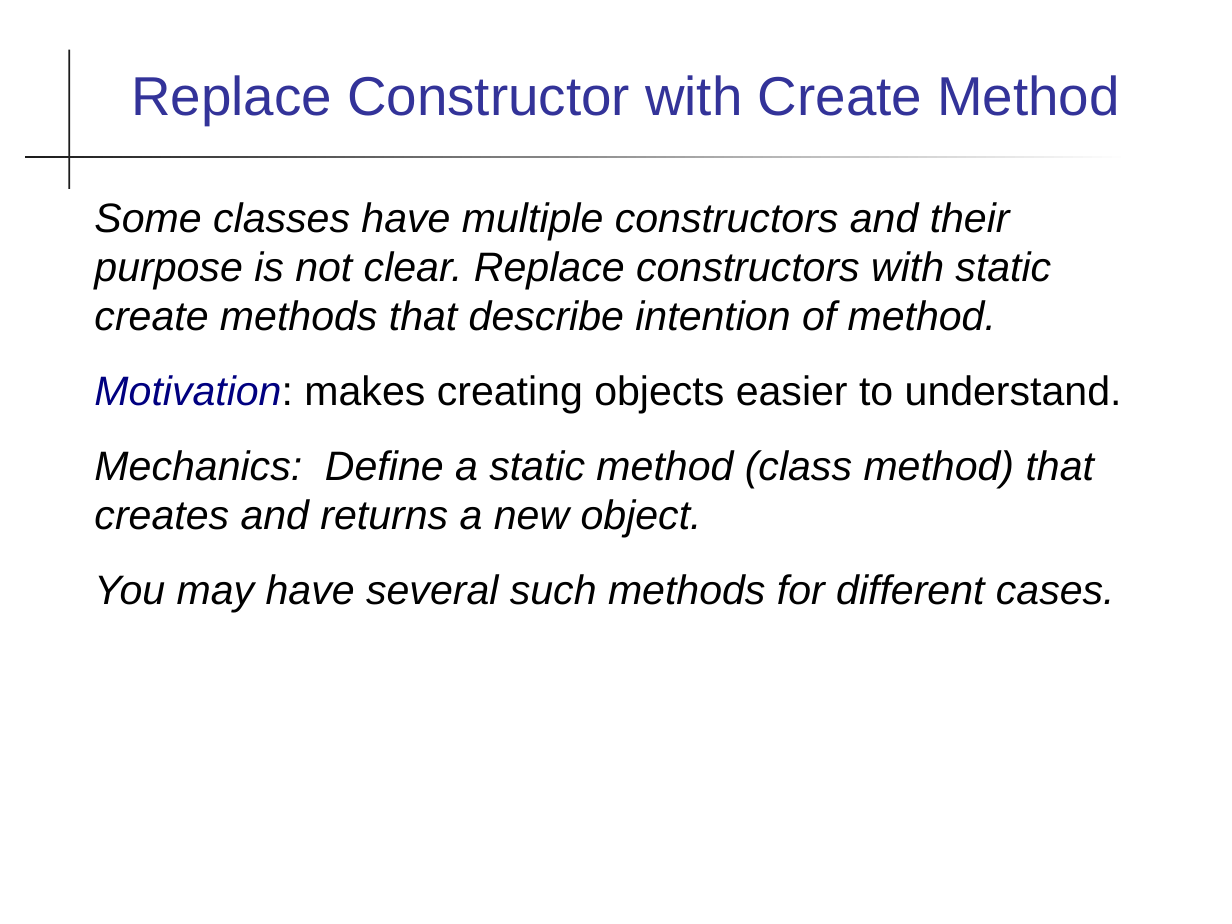
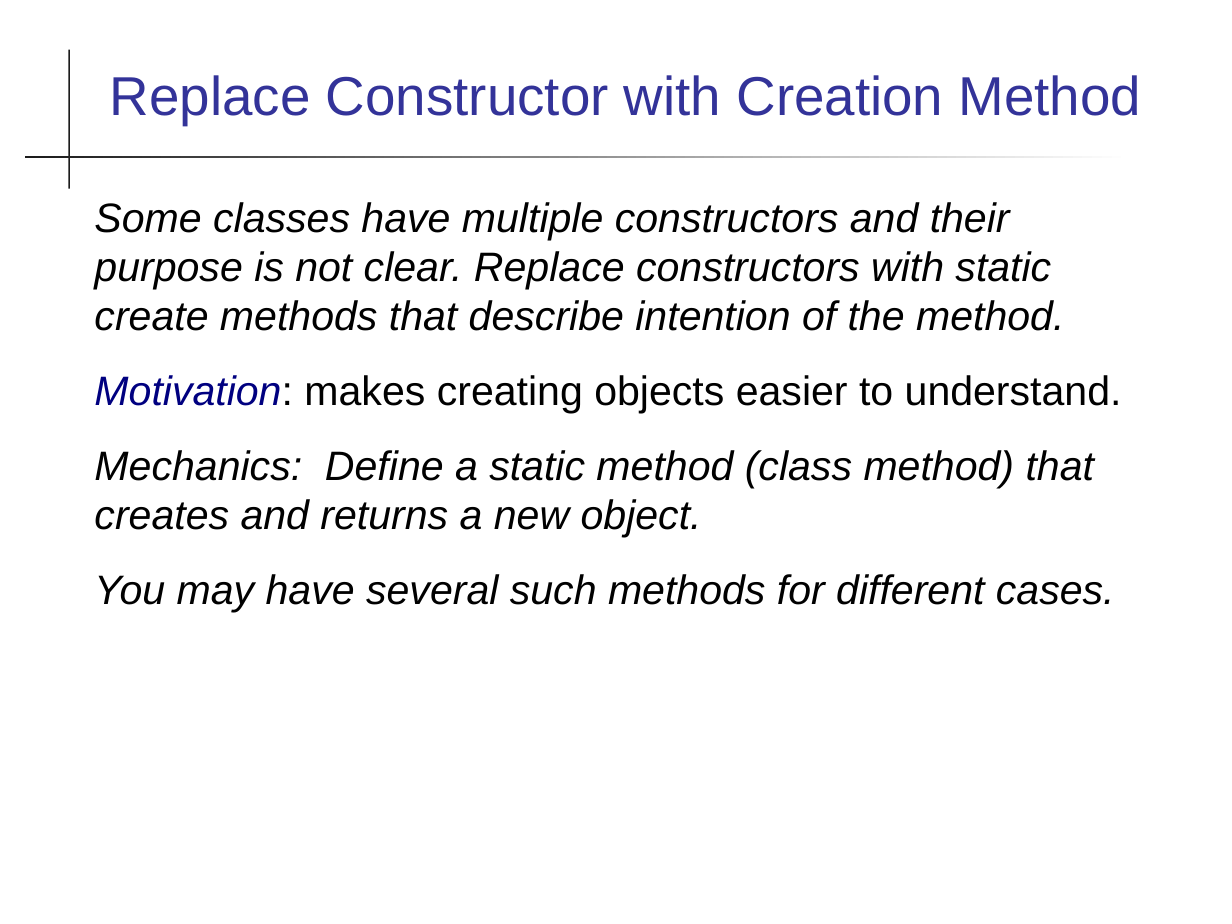
Before and after one commit to cpske/ISP, a slide deck: slide 7 of refactoring/Refactoring-Patterns.ppt. Drawn at 1232x924 pixels with LibreOffice and Linux fonts; fonts in the diff are those of the drawing. Boxes give left, top, right and bottom in pixels: in the first picture for what was removed or moved away, otherwise in the second. Text is boxed around its words. In the diff, an @@ line names an element or a change of style, - is before the commit and + after.

```diff
--- a/refactoring/Refactoring-Patterns.ppt
+++ b/refactoring/Refactoring-Patterns.ppt
@@ title at (x1=110, y1=75, x2=1142, y2=125): text changed @@
-Replace Constructor with Create Method
+Replace Constructor with Creation Method
@@ text at (x1=94, y1=202, x2=1064, y2=331): text changed @@
-Some classes have multiple constructors and their purpose is not clear. Replace constructors with static create methods that describe intention of method.
+Some classes have multiple constructors and their purpose is not clear. Replace constructors with static create methods that describe intention of the method.
```
Also in this commit, not shown: 5 other slides changed, 6 other files.
